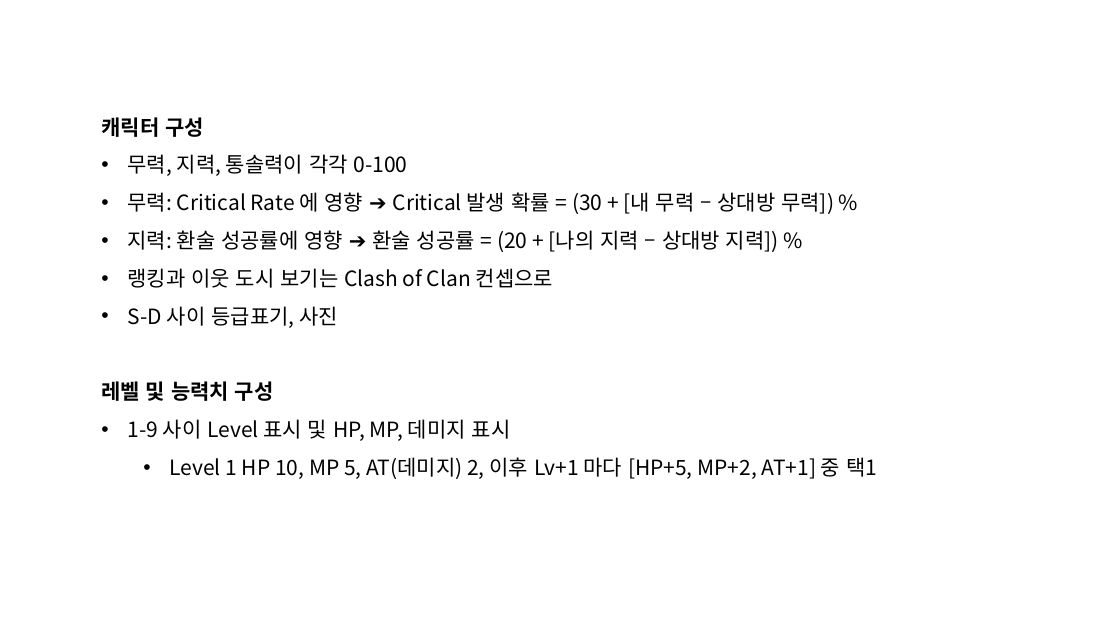
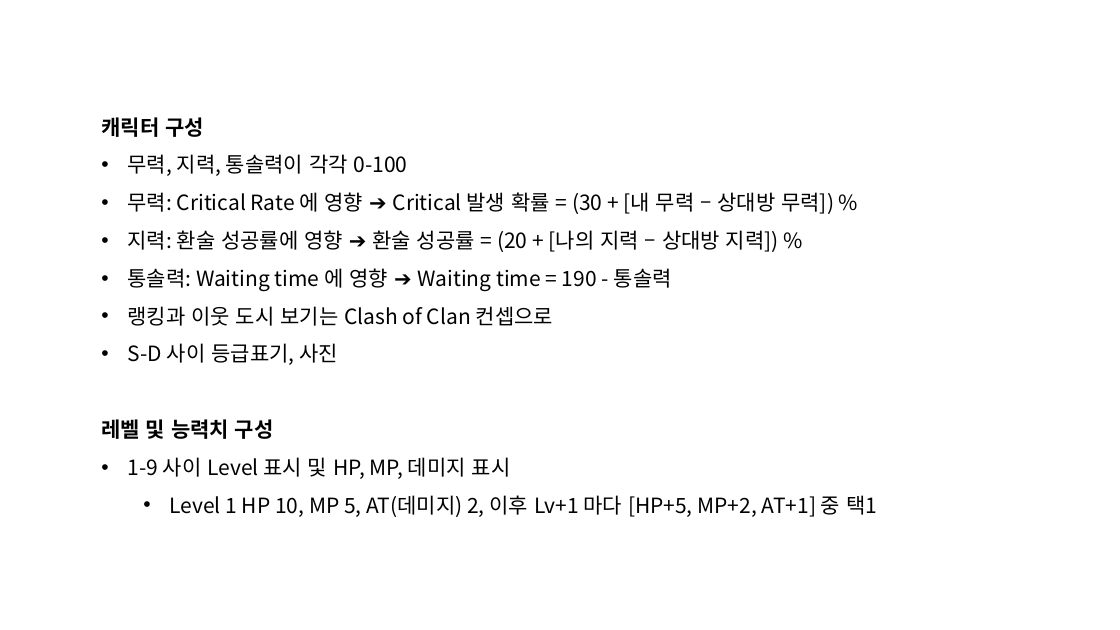
Before and after one commit to sanolamian12/SamChess, a slide deck: slide 17 of docs/삼국 약식 체스.pptx. Drawn at 1120x630 pixels with LibreOffice and Linux fonts; fonts in the diff are those of the drawing. Boxes give left, top, right and bottom in pixels: in the first picture for what was removed or moved away, otherwise in the second. Text is boxed around its words. In the diff, an @@ line names an element or a change of style, - is before the commit and + after.

```diff
--- a/docs/삼국 약식 체스.pptx
+++ b/docs/삼국 약식 체스.pptx
@@ text at bbox=[128, 268, 672, 291]: paragraph added @@
+• 통솔력: Waiting time 에 영향 ➔ Waiting time = 190 - 통솔력
```
Also in this commit, not shown: 1 other slide changed, 3 other files.
